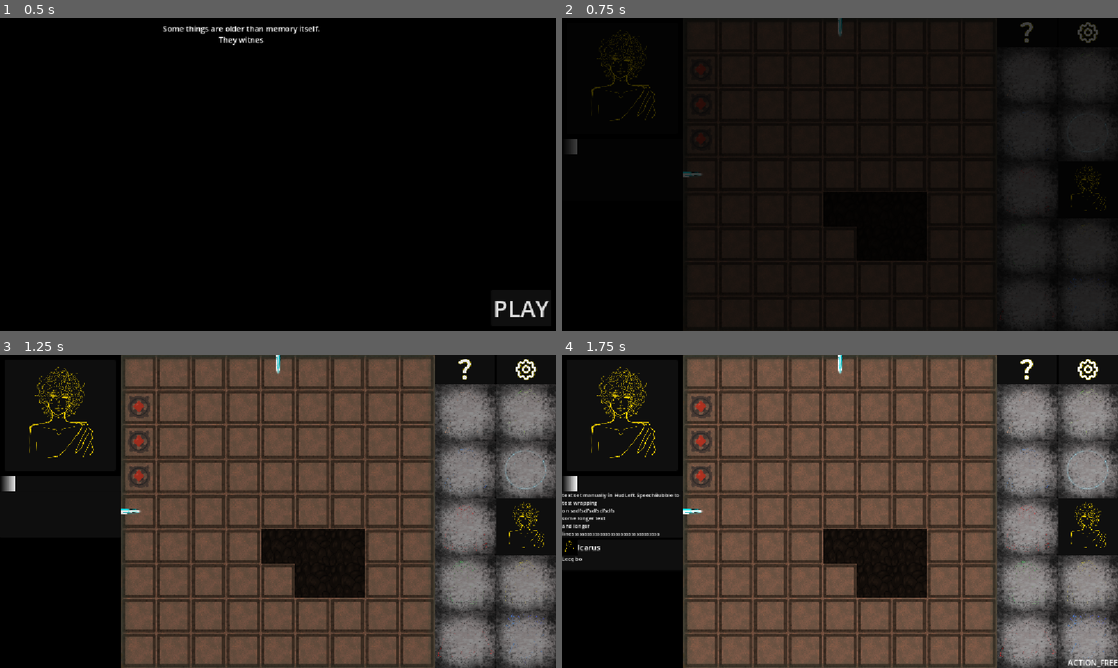
Above: before the commit, frames 1-4 (two rows, left to right).
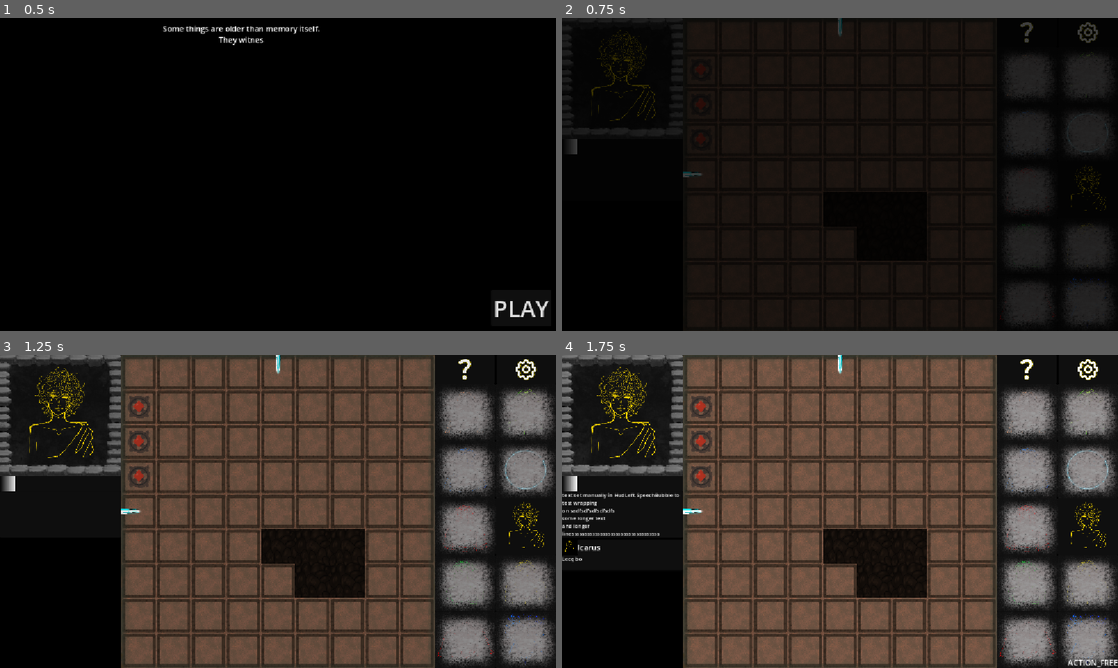
Above: after the commit, the same moments.

Repository: Wallted/ldjam-60
Game: Godot game, scene res://main.tscn
The game is run twice, just before and just after one commit, with the same random seed, the same clock (stepped at 60 frames per second) and the same inputs.
Inputs (mouse positions are in pixels of both pictures, inside the frame that each line leads up to):
- Up to frame 1 (0.5 s): no input
- Up to frame 2 (0.75 s): click "PLAY" at 0.5 s
- Up to frame 3 (1.25 s): no input
- Up to frame 4 (1.75 s): move the mouse to (962, 495) at 1.27 s; hold W from 1.28 s (still down); tap R (rotate) at 1.35 s; click (962, 495) at 1.42 s

Frame 1 is identical in both runs. In frame 2, 0.8% of the frame differs, in the area x 0-83%, y 0-99%; in frame 3, 8.9%; in frame 4, 9.5%, in the area x 0-100%, y 0-100%.

Commit message:
update avatar preview and dust tile

Diff:
--- a/HUD/hud_left.tscn
+++ b/HUD/hud_left.tscn
@@ -3,6 +3,8 @@
 [ext_resource type="Script" uid="uid://u4ulo85n4q2g" path="res://HUD/hud_left.gd" id="1_2ihca"]
 [ext_resource type="PackedScene" uid="uid://dsg5bxkh2cocg" path="res://speech_bubble/speech_bubble.tscn" id="1_y81a5"]
 [ext_resource type="PackedScene" uid="uid://bwbjcj7gutp42" path="res://HUD/person.tscn" id="3_2ihca"]
+[ext_resource type="Texture2D" uid="uid://d1f72x4eh8r" path="res://assets/avatar_preview/avatar_bg.png" id="3_fo1go"]
+[ext_resource type="Texture2D" uid="uid://nobb4y5abibi" path="res://assets/avatar_preview/avatar_border.png" id="5_26kp8"]
 
 [node name="HUDLeft" type="Control" unique_id=488148864]
 layout_mode = 3
@@ -37,6 +39,12 @@
 some longer text
 and longer linessssssssssssssssssssssssssssssssss"
 
+[node name="AvatarBackground" type="TextureRect" parent="." unique_id=491232003]
+layout_mode = 0
+offset_right = 250.0
+offset_bottom = 250.0
+texture = ExtResource("3_fo1go")
+
 [node name="CurrentLevelPerson" parent="." unique_id=1468336816 instance=ExtResource("3_2ihca")]
 layout_mode = 1
 anchors_preset = 5
@@ -49,5 +57,12 @@
 offset_transform_enabled = true
 offset_transform_position = Vector2(0, 10)
 preview_only = true
+is_discovered = true
+
+[node name="AvatarBorder" type="TextureRect" parent="." unique_id=1606582440]
+layout_mode = 0
+offset_right = 250.0
+offset_bottom = 250.0
+texture = ExtResource("5_26kp8")
 
 [node name="MessageTimers" type="Node" parent="." unique_id=1737944118]
Binary file added: assets/avatar_preview/avatar_bg.png
Not shown, added: assets/avatar_preview/avatar_bg.png.import
Binary file added: assets/avatar_preview/avatar_border.png
Not shown, added: assets/avatar_preview/avatar_border.png.import
Binary file changed: assets/tiles/dust_tile.png
